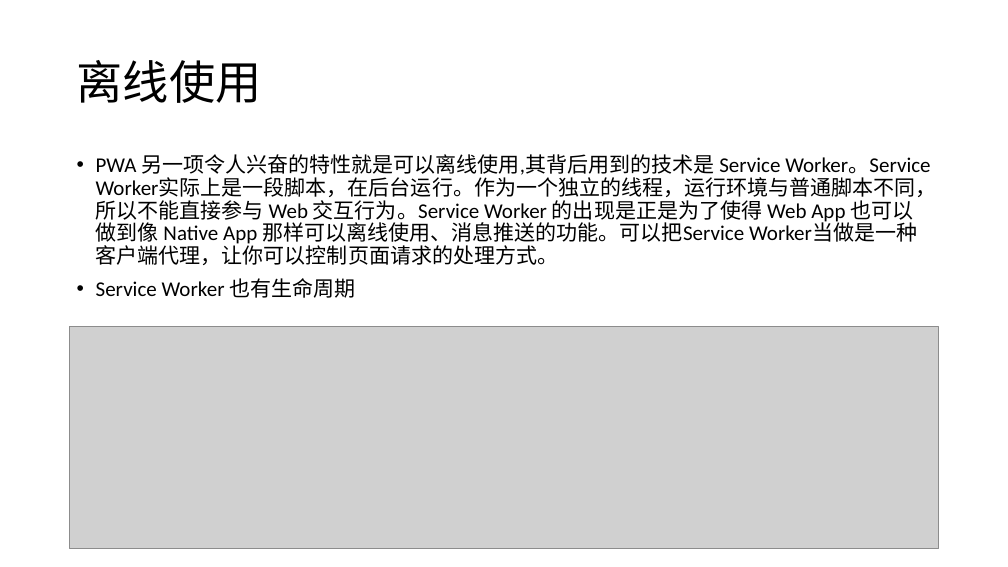
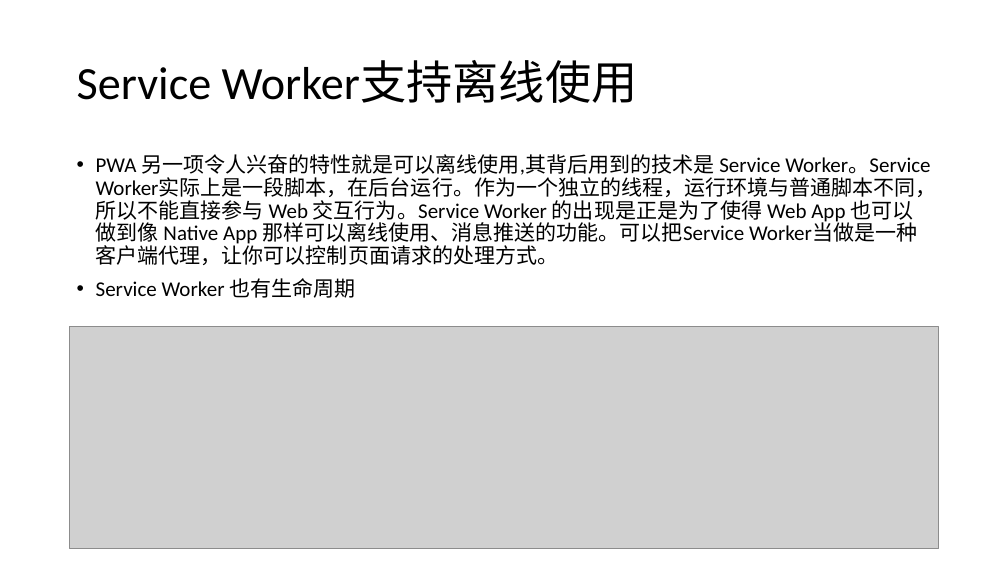
Before and after one commit to alanz2015/Study-Notes, a slide deck: slide 11 of Brief on PWA.pptx (slide 8 before the commit). Drawn at 1008x567 pixels with LibreOffice and Linux fonts; fonts in the diff are those of the drawing; grey boxes stand for pictures. Boxes give left, top, right and bottom in pixels: in the first picture for what was removed or moved away, otherwise in the second. Text is boxed around its words. In the diff, an @@ line names an element or a change of style, - is before the commit and + after.

```diff
--- a/Brief on PWA.pptx
+++ b/Brief on PWA.pptx
@@ title at [77,61,638,103]: text changed @@
-离线使用
+Service Worker支持离线使用
```
Also in this commit, not shown: 1 other slide changed, 3 slides added.
